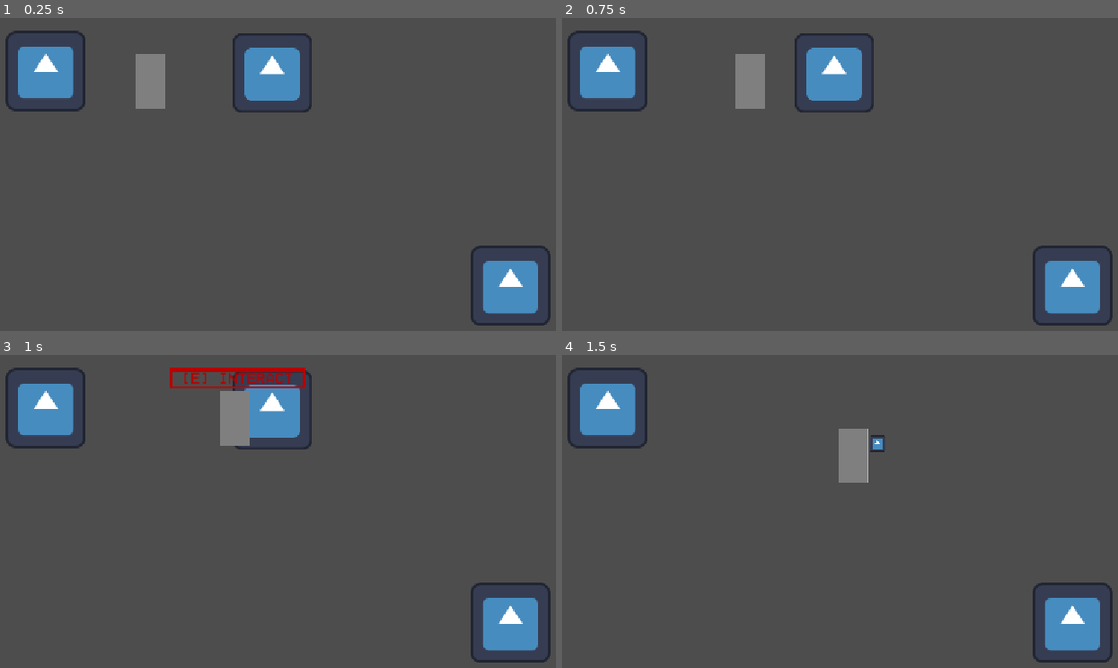
Above: before the commit, frames 1-4 (two rows, left to right).
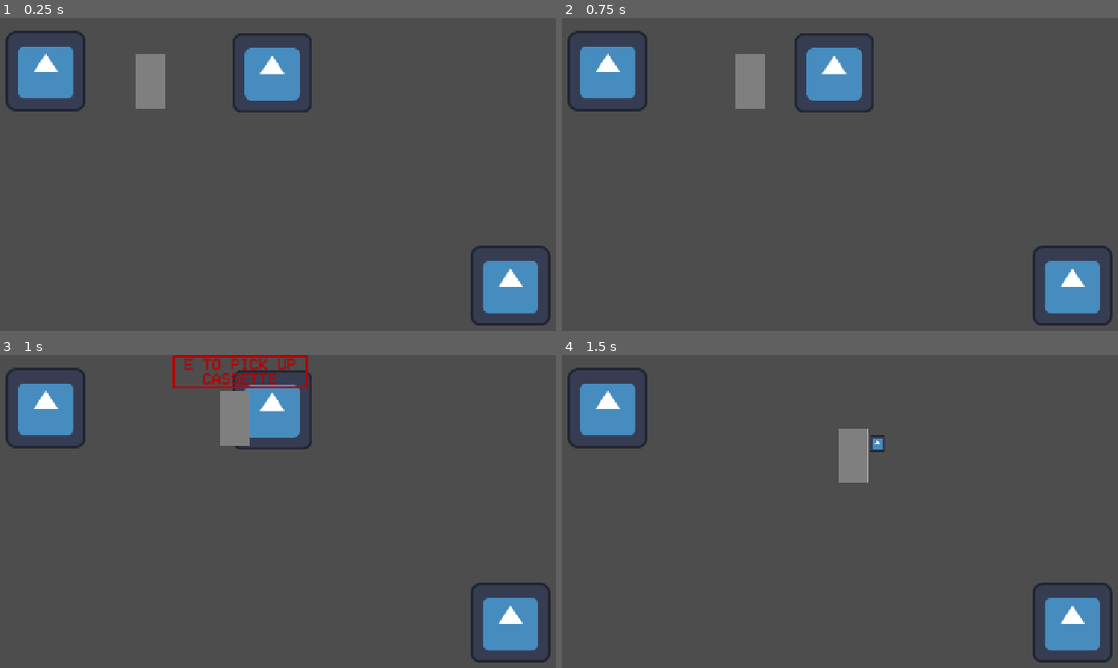
Above: after the commit, the same moments.

Repository: bruttosozial/FoundAndLost
Game: Godot game, scene res://Scenes/interaction_test.tscn
Same seed, same stepped clock (60 frames per second), same inputs: the game is played once before the commit and once after it. This scene is started directly instead of the project's main scene. The engine's default icon, where the game draws it, is replaced by a stand-in: a white triangle on a blue panel in a dark square.
Inputs:
- Up to frame 1 (0.25 s): no input
- Up to frame 2 (0.75 s): tap Enter at 0.5 s; hold Right (ui_right) from 0.53 s (still down); tap E (interact) at 0.6 s
- Up to frame 3 (1 s): keep holding Right (ui_right)
- Up to frame 4 (1.5 s): release Right (ui_right) at 1.28 s; hold Down (ui_down) from 1.28 s (still down); tap E (interact) at 1.35 s

Frames 1-2 are identical in both runs. In frame 3, 1.3% of the frame differs, in the area x 30-56%, y 0-11%; in frame 4, nothing differs.

Commit message:
Polish feedback system
Check for already carrying item

Diff:
--- a/Data/Items/cartridge_item.tres
+++ b/Data/Items/cartridge_item.tres
@@ -5,6 +5,7 @@
 
 [resource]
 script = ExtResource("1_m2grb")
+name = "Cartridge"
 texture = ExtResource("2_q8ogj")
-name = 2
+type = 2
 metadata/_custom_type_script = "uid://gag8l24f5upt"
--- a/Data/Items/cassette_item.tres
+++ b/Data/Items/cassette_item.tres
@@ -5,6 +5,7 @@
 
 [resource]
 script = ExtResource("1_aai0n")
+name = "Cassette"
 texture = ExtResource("2_6q6iy")
-name = 0
+type = 0
 metadata/_custom_type_script = "uid://gag8l24f5upt"
--- a/Data/Items/film_reel_item.tres
+++ b/Data/Items/film_reel_item.tres
@@ -5,6 +5,7 @@
 
 [resource]
 script = ExtResource("1_o3bs7")
+name = "Film Reel"
 texture = ExtResource("2_y0l4b")
-name = 3
+type = 3
 metadata/_custom_type_script = "uid://gag8l24f5upt"
--- a/Data/Items/floppy_disk_item.tres
+++ b/Data/Items/floppy_disk_item.tres
@@ -5,6 +5,7 @@
 
 [resource]
 script = ExtResource("1_sn3cn")
+name = "Floppy Disk"
 texture = ExtResource("2_33jhy")
-name = 1
+type = 1
 metadata/_custom_type_script = "uid://gag8l24f5upt"
--- a/Data/Stations/NES_station.tres
+++ b/Data/Stations/NES_station.tres
@@ -4,5 +4,6 @@
 
 [resource]
 script = ExtResource("1_tbmif")
-name = 2
+name = "NES"
+type = 2
 metadata/_custom_type_script = "uid://8x8i3immu4w4"
--- a/Data/Stations/cassette_player_station.tres
+++ b/Data/Stations/cassette_player_station.tres
@@ -4,5 +4,6 @@
 
 [resource]
 script = ExtResource("1_2fali")
-name = 0
+name = "Cassette Player"
+type = 0
 metadata/_custom_type_script = "uid://8x8i3immu4w4"
--- a/Data/Stations/film_projector_station.tres
+++ b/Data/Stations/film_projector_station.tres
@@ -4,5 +4,6 @@
 
 [resource]
 script = ExtResource("1_5mppm")
-name = 3
+name = "Film Projector"
+type = 3
 metadata/_custom_type_script = "uid://8x8i3immu4w4"
--- a/Data/Stations/old_pc_station.tres
+++ b/Data/Stations/old_pc_station.tres
@@ -4,5 +4,6 @@
 
 [resource]
 script = ExtResource("1_kpu7m")
-name = 1
+name = "Old PC"
+type = 1
 metadata/_custom_type_script = "uid://8x8i3immu4w4"
--- a/Scenes/Skelly.tscn
+++ b/Scenes/Skelly.tscn
@@ -31,10 +31,14 @@
 
 [node name="InteractionHelp" type="PanelContainer" parent="." unique_id=1894509603]
 visible = false
-offset_left = -108.0
+anchors_preset = 2
+anchor_top = 1.0
+anchor_bottom = 1.0
+offset_left = -104.0
 offset_top = -88.0
-offset_right = 110.0
+offset_right = 114.0
 offset_bottom = -55.0
+grow_vertical = 0
 theme = ExtResource("4_smh3g")
 
 [node name="MarginContainer" type="MarginContainer" parent="InteractionHelp" unique_id=1817398628]
@@ -46,18 +50,20 @@
 
 [node name="RichTextLabel" type="RichTextLabel" parent="InteractionHelp/MarginContainer" unique_id=290549815]
 layout_mode = 2
+size_flags_vertical = 8
 theme = ExtResource("4_smh3g")
 theme_override_font_sizes/normal_font_size = 25
 text = "[E] INTERACT"
+fit_content = true
 horizontal_alignment = 1
 vertical_alignment = 1
 
 [node name="FeedbackHelp" type="PanelContainer" parent="." unique_id=1442202024]
 visible = false
-offset_left = -108.0
-offset_top = 41.0
-offset_right = 110.0
-offset_bottom = 74.0
+offset_left = -104.0
+offset_top = 32.0
+offset_right = 114.0
+offset_bottom = 65.0
 theme = ExtResource("5_4u5wa")
 
 [node name="MarginContainer" type="MarginContainer" parent="FeedbackHelp" unique_id=1659417366]
--- a/Scripts/Interaction System/interact_item.gd
+++ b/Scripts/Interaction System/interact_item.gd
@@ -4,17 +4,20 @@
 @export var item_res : ItemResource
 @export var player : PlayerController
 
+@export var already_holding_text = "Can't carry more"
+
 
 # Called when the node enters the scene tree for the first time.
 func _ready() -> void:
-	pass # Replace with function body.
-
+	interaction_text = "Pick up " + item_res.name
 
 # Called every frame. 'delta' is the elapsed time since the previous frame.
 func _process(delta: float) -> void:
 	pass
 
 func interact():
-	print("pick up object!!")
-	player.pickup_item(item_res)
-	queue_free()
+	if(player.current_item != null):
+		player.show_feedback_help(already_holding_text)
+	else:
+		player.pickup_item(item_res)
+		queue_free()
--- a/Scripts/Interaction System/interact_station.gd
+++ b/Scripts/Interaction System/interact_station.gd
@@ -9,8 +9,7 @@
 
 # Called when the node enters the scene tree for the first time.
 func _ready() -> void:
-	pass # Replace with function body.
-
+		interaction_text = "Use " + station_res.name
 
 # Called every frame. 'delta' is the elapsed time since the previous frame.
 func _process(delta: float) -> void:
@@ -18,7 +17,7 @@
 
 func interact():
 	if(player.current_item):
-		if(player.current_item.name == station_res.name):
+		if(player.current_item.type == station_res.type):
 			player.remove_item()
 			print("Slotted media in!")
 			#TODO show detail view
--- a/Scripts/Interaction System/interactable.gd
+++ b/Scripts/Interaction System/interactable.gd
@@ -2,6 +2,7 @@
 class_name IInteractable
 
 var in_range = false
+var interaction_text : String
 
 signal range_entered
 signal range_exited
--- a/Scripts/Interaction System/interaction_controller.gd
+++ b/Scripts/Interaction System/interaction_controller.gd
@@ -16,8 +16,8 @@
 		current_interactable.interact()
 
 func on_range_entered(item: IInteractable):
-	player.show_interaction_help()
 	current_interactable = item
+	player.show_interaction_help(current_interactable.interaction_text)
 
 func on_range_left():
 	player.hide_interaction_help()
--- a/Scripts/Interaction System/item_resource.gd
+++ b/Scripts/Interaction System/item_resource.gd
@@ -1,5 +1,6 @@
 extends Resource
 class_name ItemResource
 
+@export var name : String
 @export var texture : Texture2D
-@export_enum("Cassette", "Floppy Disk", "Cartridge", "Film Reel") var name
+@export_enum("MUSIC", "TEXT", "GAME", "VIDEO") var type
--- a/Scripts/Interaction System/station_resource.gd
+++ b/Scripts/Interaction System/station_resource.gd
@@ -1,4 +1,5 @@
 extends Resource
 class_name StationResource
 
-@export_enum("Cassette Player", "Old PC", "NES", "Film Projector") var name
+@export var name : String
+@export_enum("MUSIC", "TEXT", "GAME", "VIDEO") var type
--- a/Scripts/skelly.gd
+++ b/Scripts/skelly.gd
@@ -3,8 +3,9 @@
 
 @onready var item_sprite = $ItemSprite2D
 @onready var interaction_help = $InteractionHelp
+@onready var interaction_label : RichTextLabel = $InteractionHelp/MarginContainer/RichTextLabel
 @onready var feedback_help = $FeedbackHelp
-@onready var feedback_label = $FeedbackHelp/MarginContainer/RichTextLabel
+@onready var feedback_label : RichTextLabel = $FeedbackHelp/MarginContainer/RichTextLabel
 
 var speed = 300
 var current_item : ItemResource
@@ -28,11 +29,13 @@
 	item_sprite.texture = null
 	item_sprite.visible = false
 
-func show_interaction_help():
+func show_interaction_help(text: String):
+	interaction_label.text = "E to " + text
 	interaction_help.visible = true
 
 func hide_interaction_help():
 	interaction_help.visible = false
+	interaction_label.text = ""
 
 func show_feedback_help(text: String):
 	feedback_label.text = text
--- a/project.godot
+++ b/project.godot
@@ -14,6 +14,10 @@
 run/main_scene="uid://cqb7314h1gu1l"
 config/features=PackedStringArray("4.7", "Forward Plus")
 config/icon="res://Assets/icon.svg"
+
+[autoload]
+
+Constants="*uid://blkfuclau25gf"
 
 [display]
 
